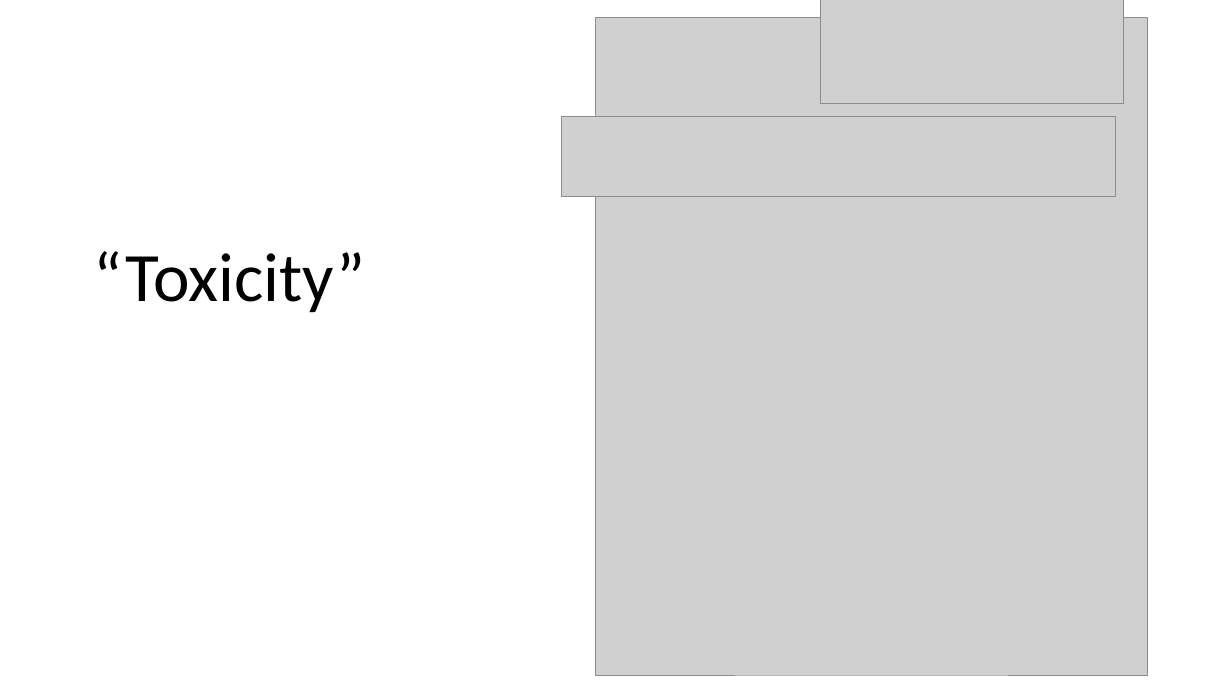
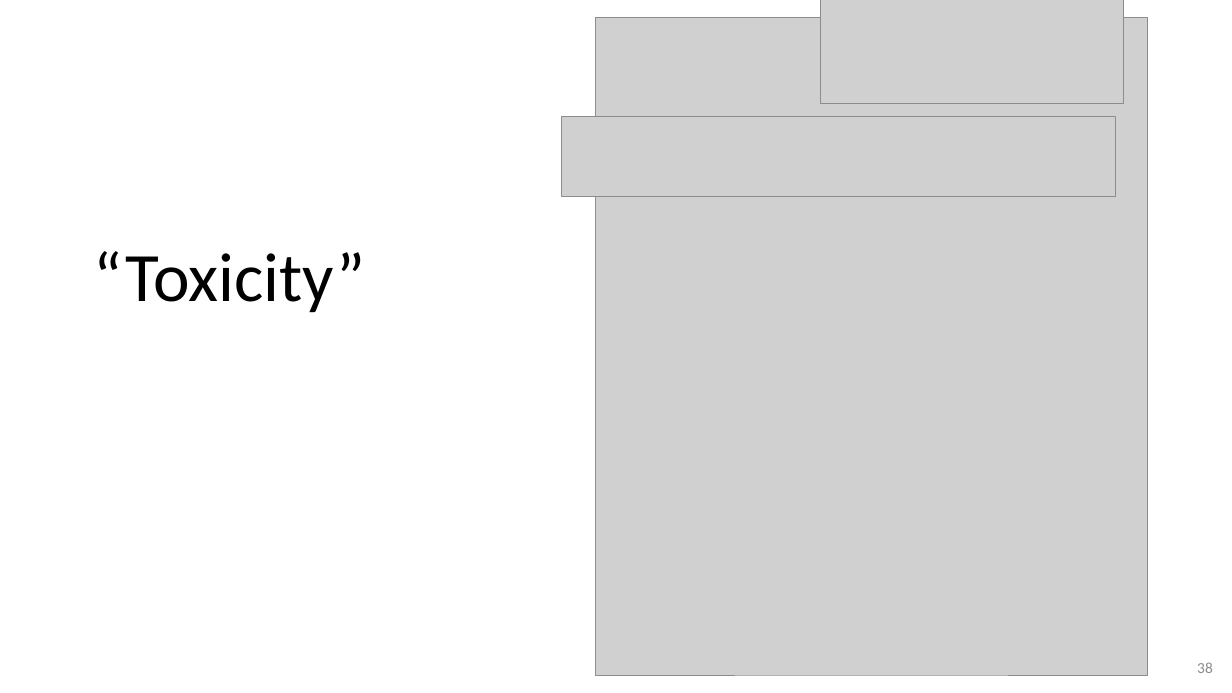
Before and after one commit to drivechain-project/drivechain.info, a slide deck: slide 38 of media/slides/construct-2019.pptx. Drawn at 1232x693 pixels with LibreOffice and Linux fonts; fonts in the diff are those of the drawing; grey boxes stand for pictures. Boxes give left, top, right and bottom in pixels: in the first picture for what was removed or moved away, otherwise in the second. Text is boxed around its words. In the diff, an @@ line names an element or a change of style, - is before the commit and + after.

```diff
--- a/media/slides/construct-2019.pptx
+++ b/media/slides/construct-2019.pptx
@@ page number added at (x1=1197, y1=662, x2=1213, y2=673), 12 pt, text #8C8C8C @@
+38
```
Also in this commit, not shown: 39 other slides changed, 1 other file.
